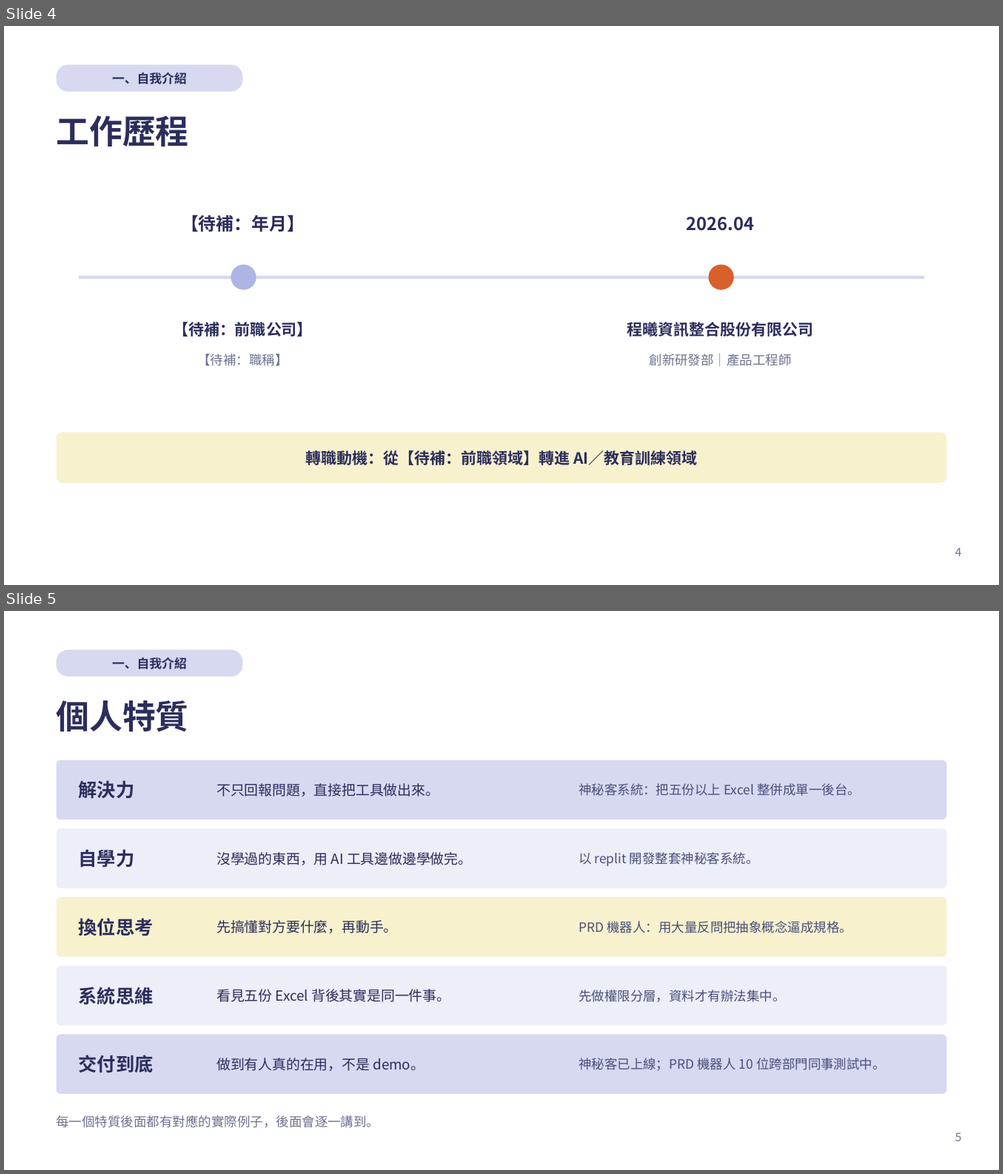
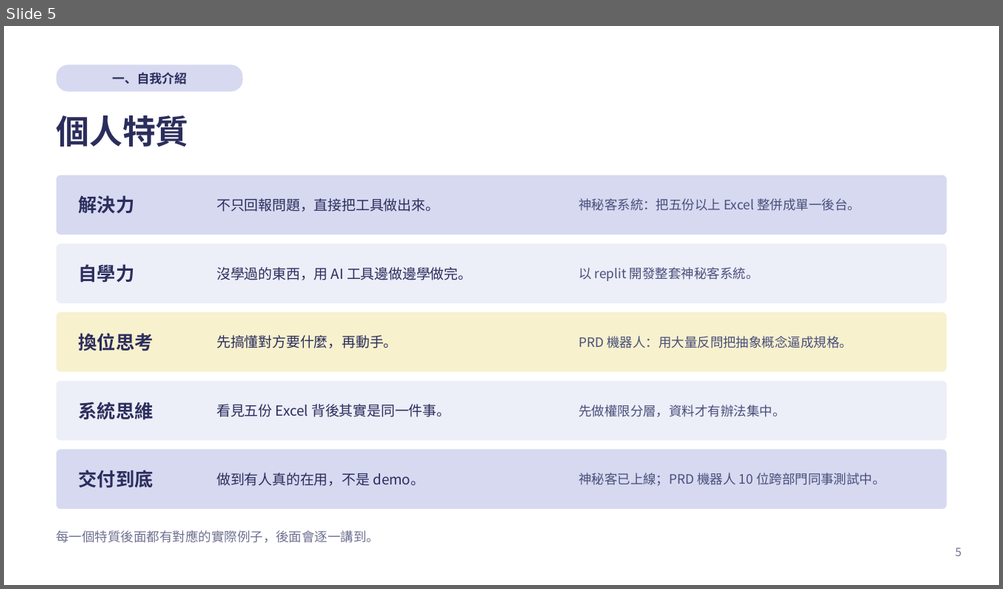
Before and after one commit to kirihuang-bit/freshman-report, a slide deck: 黃家朗新人報告.pptx. Shown one above the other, each under a label of ours: slides 4 and 5 before the commit, slide 5 after it. The pictures are 1003x1174 and 1003x589 pixels, drawn with LibreOffice and Linux fonts; fonts in the diff are those of the drawing. Boxes give left, top, right and bottom in pixels: in the first picture for what was removed or moved away, otherwise in the second. Text is boxed around its words. In the diff, an @@ line names an element or a change of style, - is before the commit and + after.

```diff
--- a/黃家朗新人報告.pptx
+++ b/黃家朗新人報告.pptx
@@ slide 4 removed at (x1=4, y1=26, x2=999, y2=585), background #FFFFFF @@
@@ rounded rectangle removed at (x1=57, y1=64, x2=243, y2=92) @@
-一、自我介紹
@@ text removed at (x1=57, y1=116, x2=189, y2=147) @@
-工作歷程
@@ text removed at (x1=181, y1=215, x2=304, y2=232) @@
-【待補：年月】
@@ text removed at (x1=686, y1=217, x2=754, y2=231) @@
-2026.04
@@ ellipse removed at (x1=231, y1=265, x2=256, y2=290) @@
@@ ellipse removed at (x1=708, y1=265, x2=734, y2=290) @@
@@ rectangle removed at (x1=79, y1=276, x2=924, y2=279) @@
@@ text removed at (x1=173, y1=322, x2=313, y2=337) @@
-【待補：前職公司】
@@ text removed at (x1=627, y1=322, x2=814, y2=337) @@
-程曦資訊整合股份有限公司
@@ text removed at (x1=197, y1=354, x2=287, y2=366) @@
-【待補：職稱】
@@ text removed at (x1=649, y1=354, x2=791, y2=366) @@
-創新研發部｜產品工程師
@@ rounded rectangle removed at (x1=57, y1=432, x2=946, y2=483) @@
-轉職動機：從【待補：前職領域】轉進 AI／教育訓練領域
@@ text removed at (x1=955, y1=548, x2=962, y2=557) @@
-4
```
Also in this commit, not shown: 1 slide changed, 1 slide added, 3 other files.
